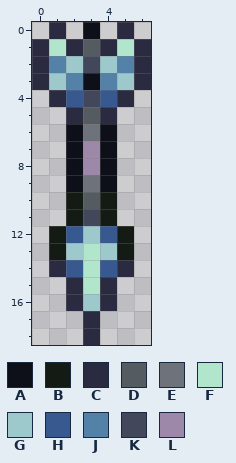
Edited in one commit: pixel-art sprite (Content/Items/Ammo/InvarArrow.png). Above: the version before the commit.
The file is 14x38 pixels, drawn in blocks of 2x2; one block is one cell here.
Palette (. is transparent): A #0d0f19  B #141b15  C #2a2b41  D #545c62  E #6e737b  F #b1e6cc  G #9dc9cd  H #385890  J #5381a7  K #43475c  L #9d88a9
Once edited:
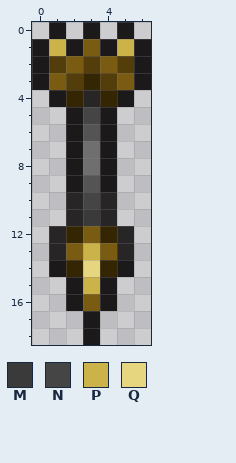
Colours new in this view: M #3a3a3a  N #454545  P #cbb349  Q #e5d67f
Diff:
colour B: #141b15 -> #272525
colour C: #2a2b41 -> #1c191b
colour E: #6e737b -> #545454
colour G: #9dc9cd -> #795c12
colour H: #385890 -> #342503
colour J: #5381a7 -> #533e0b
colour L: #9d88a9 -> #6f6f6f
y 0: x 3 A -> C
y 1: x 1 F -> P; x 3 D -> G; x 5 F -> P
y 2: x 3 K -> J
y 3: x 3 A -> H
y 4: x 3 K -> B
y 5: x 3 D -> N
y 6..9: x 2 A -> C; x 4 A -> C
y 10: x 3 D -> N
y 11: x 3 K -> M
y 13: x 3 F -> P
y 14: x 3 F -> Q
y 15: x 3 F -> P
Changed places in both pictures, as pixel boxes (x1, y1, x2, y2):
changed: (32, 22, 151, 345)
